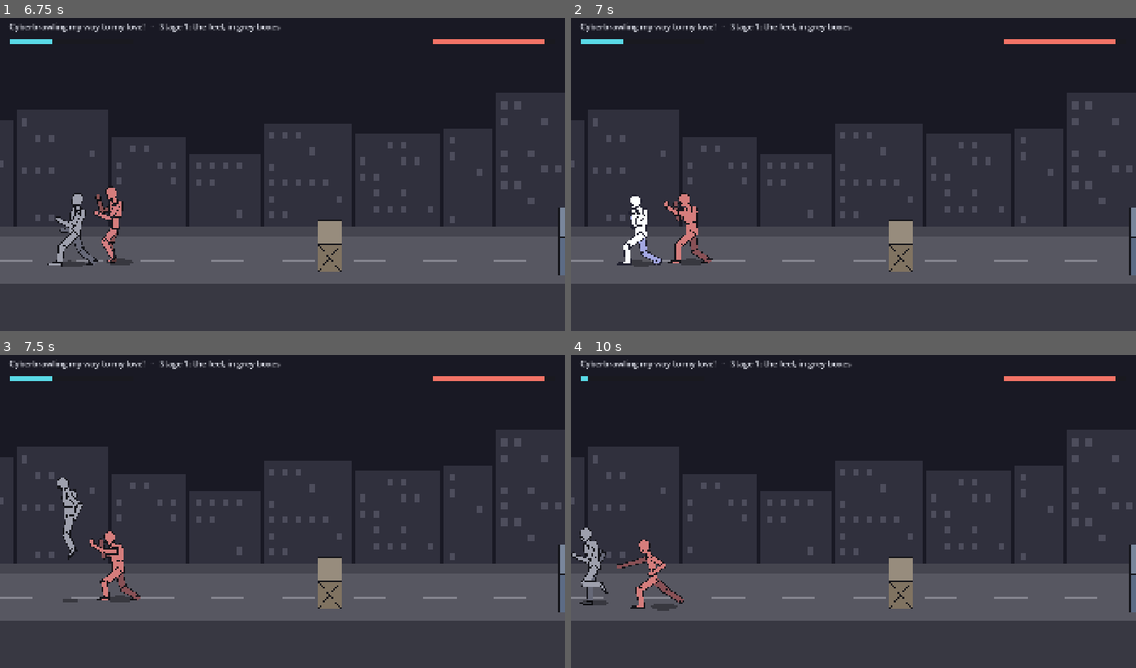
Above: before the commit, frames 1-4 (two rows, left to right).
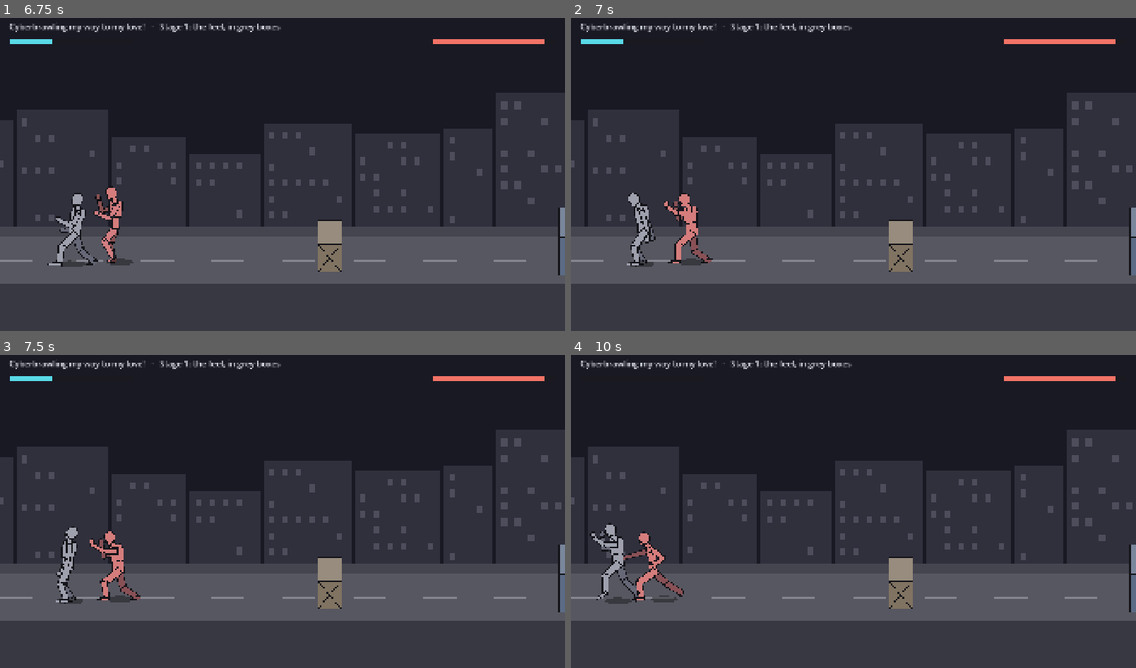
Above: after the commit, the same moments.

Repository: jetomev/cyberbrawling-my-way-to-my-love
Game: Godot game, scene res://scenes/main.tscn
Two runs of this game, one before a commit and one after it. Both use one fixed random seed, a clock stepped at 60 frames per second and the inputs below.
Inputs (mouse positions are in pixels of both pictures, inside the frame that each line leads up to):
- Up to frame 1 (6.75 s): tap Enter at 0.5 s; move the mouse to (406, 155) at 0.52 s; hold Right (move_right) 0.53-1.25 s; hold D (block) 0.53-1.25 s; click (406, 155) at 0.67 s; tap Space (jump) at 0.77, 1.07, 3.77, 4.07, 5.3 s; tap S (kick) at 0.8 s; drag from (169, 187) to (254, 237) at 1.27 s; move the mouse to (339, 102) at 2.02 s; hold Right (move_right) 2.03-2.75 s; tap A (punch) at 2.1 s; tap C (roll) at 2.3 s; drag from (254, 237) to (113, 124) at 2.77 s; move the mouse to (452, 221) at 3.52 s; hold Left (move_left) 3.53-4.25 s; hold W (run) 3.53-4.25 s; tap X (stance) at 3.8 s; drag from (113, 124) to (197, 93) at 4.27 s; move the mouse to (310, 171) at 5.02 s; hold Down (move_down) 5.03-5.75 s; tap Z (sweep) at 5.1 s; click (310, 171) at 5.17 s; drag from (197, 93) to (169, 187) at 5.77 s; move the mouse to (406, 155) at 6.52 s; hold Up (move_up) from 6.53 s (still down); hold D (block) from 6.53 s (still down)
- Up to frame 2 (7 s): keep holding Up (move_up); keep holding D (block); tap Space (jump) at 6.77 s; tap S (kick) at 6.8 s
- Up to frame 3 (7.5 s): tap Space (jump) at 7.07 s; release Up (move_up) at 7.25 s; release D (block) at 7.25 s; drag from (169, 524) to (254, 574) at 7.27 s
- Up to frame 4 (10 s): move the mouse to (910, 439) at 8.02 s; hold Down (move_down) 8.03-8.75 s; tap A (punch) at 8.1 s; tap C (roll) at 8.3 s; drag from (825, 574) to (684, 461) at 8.77 s; move the mouse to (1023, 558) at 9.52 s; hold Up (move_up) from 9.53 s (still down); hold W (run) from 9.53 s (still down); click (1023, 558) at 9.67 s; tap Space (jump) at 9.77 s; tap X (stance) at 9.8 s

Frame 1 is identical in both runs. In frame 2, 0.8% of the frame differs, in the area x 8-17%, y 55-80%; in frame 3, 0.9%; in frame 4, 2.3%, in the area x 0-20%, y 6-82%.

Commit message:
fight: disarm and dizzy (D-19)
D-19 (Javier, 2026-11-01 23:00): "depending on the type kick/punch and early
block they can be stopped and disarm them ... Hitting enemies with two
consecutive combos can lead them to get dizzy opening time for a third and
final combo".
- A counter (a blow that catches him winding up) or a perfect block knocks his
  weapon loose onto the street.
- Two combo finishers in a row on one enemy (within 4 s, with no blow of his
  in between) leave him dazed for 2.5 s: hittable, unable to act; a flinch
  keeps him dazed, a knockdown clears it. A dazed pose that sways.
Tests 174 -> 181. Checked failing first: with the counter-disarm and the
dizziness switched off, 3 checks go red.

Co-Authored-By: Claude Opus 5.5 <noreply@anthropic.com>

Diff:
--- a/game/scripts/present/poses.gd
+++ b/game/scripts/present/poses.gd
@@ -180,6 +180,10 @@
 		[5, {"feet": 1.0, "hip_y": -2.0, "hip_turn": 0.0, "torso": 11.0}],
 		[10, {"feet": 1.0, "hip_y": 2.0, "hip_turn": 3.0, "torso": 12.0}],
 		[15, {"feet": 1.0, "hip_y": -2.0, "hip_turn": 0.0, "torso": 11.0}]],
+	# dazed (D-19: two hero combos in a row): the guard gone, arms hanging, knees soft, the body swaying slowly round
+	# and the head lolling, open for the finishing combo
+	"dizzy": [56, [0, {"relaxed": 1.0, "feet": 1.0, "cover_f": 0.0, "cover_b": 0.0, "arm_f_upper": 4.0, "arm_f_lower": -10.0, "arm_b_upper": 14.0, "arm_b_lower": -8.0, "torso": 14.0, "neck": 10.0, "head": 22.0, "hip_x": -10.0, "hip_y": 10.0}],
+		[28, {"relaxed": 1.0, "feet": 1.0, "cover_f": 0.0, "cover_b": 0.0, "arm_f_upper": -6.0, "arm_f_lower": -20.0, "arm_b_upper": 6.0, "arm_b_lower": -16.0, "torso": -6.0, "neck": -4.0, "head": -18.0, "hip_x": 10.0, "hip_y": 6.0}]],
 }
 
 ## One-shot states, keyed by named moments the tuning decides (see moment()). A strike runs wind-up, hit, hold,
--- a/game/scripts/sim/fight.gd
+++ b/game/scripts/sim/fight.gd
@@ -6,6 +6,8 @@
 ##
 ## D-19: a plain block takes less pain; a perfect block takes none and stops the attacker's combo. A fighter knocked
 ## down drops what he carries, onto the street (street_world.gd's items).
+
+const Moves := preload("res://scripts/sim/moves.gd")
 
 const BODY_HALF_WIDTH := 24.0  # as street_world.gd
 const BODY_HEIGHT := 300.0  # feet to the top of the head, standing
@@ -24,6 +26,7 @@
 		if box.is_empty():
 			continue
 		var blow: Dictionary = a.move()
+		blow["finisher"] = Moves.is_finisher(a.state)
 		var id: int = a.get_instance_id()
 		var seen: Array = _hit.get(id, [-1, []])
 		if seen[0] != a.attack_serial:
@@ -37,22 +40,34 @@
 				continue
 			if a.y + blow["low"] >= d.y + BODY_HEIGHT or a.y + blow["high"] <= d.y:
 				continue
+			var winding_up: bool = d.attack_phase() == "startup"  # caught as he starts a blow: a counter
 			var result: String = d.take_hit(blow, a)
 			if result == "":
 				continue
 			seen[1].append(d.get_instance_id())
 			var drop := ""
-			if result == "hit" and d.state in ["knockdown", "launch"] and d.weapon != "":
-				drop = d.weapon
-				d.weapon = ""
-				if world != null:
-					world.drop(drop, d.x, d.z)
+			# D-19: the right hit (a counter, caught winding up) or a perfect block interrupts him and can disarm him;
+			# knocked down he drops it too
+			if result == "hit" and (winding_up or d.state in ["knockdown", "launch"]) and d.weapon != "":
+				drop = _disarm(d, world)
 			if result == "perfect":
 				a.chain = ""  # a perfect block stops his combo: the presses he'd lined up are gone
 				a.queue.clear()
-			events.append({"attacker": a, "target": d, "result": result, "move": a.state, "drop": drop})
+				if a.weapon != "":
+					drop = _disarm(a, world)
+			if result == "hit":
+				a.finishers_taken = 0  # landing a blow of his own breaks a run of combos on him
+			events.append({"attacker": a, "target": d, "result": result, "move": a.state, "drop": drop, "counter": winding_up and result == "hit"})
 		_hit[id] = seen
 	return events
+
+
+static func _disarm(f, world) -> String:
+	var what: String = f.weapon
+	f.weapon = ""
+	if world != null:
+		world.drop(what, f.x, f.z)
+	return what
 
 
 ## Bodies don't pass through each other: two fighters on their feet at about the same depth are pushed apart along
--- a/game/scripts/sim/fighter.gd
+++ b/game/scripts/sim/fighter.gd
@@ -21,7 +21,7 @@
 const MAX_QUEUE := 2  # P then K pressed during one long blow play P then K
 const AIR_STATES := ["jump", "air_kick", "hammer_fist"]
 ## Being hit: no input counts until the reaction ends (fight.gd decides who hits whom; take_hit() reacts)
-const HURT_STATES := ["hurt", "block_hit", "stagger", "push", "knockdown", "launch", "down", "get_up", "ko"]
+const HURT_STATES := ["hurt", "block_hit", "stagger", "push", "knockdown", "launch", "down", "get_up", "ko", "dizzy"]
 
 var tune: Dictionary
 var world = null
@@ -53,6 +53,9 @@
 var health := 20.0
 var weapon := ""  # what this fighter carries ("pipe", …); an enemy drops it when knocked down
 var knock_dir := 1  # which way the last blow drove him (+1 right, -1 left)
+var finishers_taken := 0  # combo finishers landed on him in a row (D-19: two make him dizzy)
+var last_finisher := -1000  # the tick the last one landed
+var dizzy_left := 0  # ticks of dizziness still to come once the blow's reaction ends
 
 
 func _init(tuning: Dictionary = {}, start_x := 200.0, start_z := 80.0, street = null) -> void:
@@ -310,6 +313,16 @@
 		effect = "knockdown"  # the last blow puts him down, for good
 	if effect in ["knockdown", "launch"]:
 		roll_dir = facing  # the drawing falls him backward, the way he faces
+		dizzy_left = 0  # put down, he comes up clear-headed
+		finishers_taken = 0
+	elif blow.get("finisher", false):
+		# D-19: two hero combos in a row make him dizzy; any blow of his in between starts the count again (fight.gd)
+		if finishers_taken >= 1 and clock - last_finisher <= tune["dizzy_window_ticks"]:
+			dizzy_left = tune["dizzy_ticks"]
+			finishers_taken = 0
+		else:
+			finishers_taken = 1
+		last_finisher = clock
 	match effect:
 		"stagger", "push", "knockdown":
 			_enter(effect)
@@ -319,6 +332,11 @@
 		_:
 			_enter("hurt")
 	return "hit"
+
+
+## Out of a blow's reaction: dazed if two combos in a row got him (a hit while dazed doesn't clear it), else the guard.
+func _recover() -> void:
+	_enter("dizzy" if dizzy_left > 0 else "idle")
 
 
 ## Can a blow land on him now? Not while falling, lying or getting up (no hitting a man when he's down).
@@ -347,14 +365,19 @@
 					state = "block"  # back in the guard, past its perfect window (no chain of perfect blocks)
 					t = tune["perfect_block_ticks"]
 				else:
-					_enter("idle")
+					_recover()
 		"stagger":
 			_slide(tune["knockback"] * 0.8 * (1.0 - float(t) / tune["stagger_ticks"]))
 			if t >= tune["stagger_ticks"]:
-				_enter("idle")
+				_recover()
 		"push":
 			_slide(tune["push_speed"] * (1.0 - float(t) / tune["push_ticks"]))
 			if t >= tune["push_ticks"]:
+				_recover()
+		"dizzy":
+			dizzy_left -= 1
+			if dizzy_left <= 0:
+				dizzy_left = 0
 				_enter("idle")
 		"knockdown":
 			if t < tune["knockdown_ticks"] / 2:
--- a/game/scripts/sim/moves.gd
+++ b/game/scripts/sim/moves.gd
@@ -91,6 +91,15 @@
 	return d
 
 
+## True for the blow that ends a three-press chain (the power punch, the side kick, …): two of them landing in a row
+## on one enemy make him dizzy (D-19).
+static func is_finisher(name: String) -> bool:
+	for seq in COMBOS:
+		if (seq as String).length() >= FINISHER_LENGTH and COMBOS[seq] == name:
+			return true
+	return false
+
+
 static func length(name: String, tune: Dictionary) -> int:
 	var d := data(name, tune)
 	return d["startup"] + d["active"] + d["recovery"]
--- a/game/scripts/sim/tuning.gd
+++ b/game/scripts/sim/tuning.gd
@@ -61,6 +61,9 @@
 	"down_ticks": 50,  # lying on the street; he can't be hit there
 	"get_up_ticks": 24,
 	"launch_height": 110.0,  # the uppercut throws him up
+	# D-19: two hero combos in a row make an enemy dizzy, the window for a finishing combo
+	"dizzy_window_ticks": 240,  # the second finisher must land within this of the first, with no blow of his between
+	"dizzy_ticks": 150,  # how long he stands dazed, open
 	# the view
 	"camera_zoom": 1.0,
 }
--- a/game/tests/test_enemy.gd
+++ b/game/tests/test_enemy.gd
@@ -9,6 +9,7 @@
 const Brain := preload("res://scripts/sim/brain.gd")
 const StreetWorld := preload("res://scripts/sim/street_world.gd")
 const Tuning := preload("res://scripts/sim/tuning.gd")
+const Moves := preload("res://scripts/sim/moves.gd")
 
 
 func pair(gap := 100.0):
@@ -286,3 +287,125 @@
 		p[0].step({"mx": 1.0})
 		Fight.separate([p[0], p[1]])
 	check(p[0].x > p[1].x, "but he can step over a man lying down")
+
+
+func test_a_perfect_block_disarms_him() -> void:
+	var p = pair()
+	var w = StreetWorld.new()
+	p[0].weapon = "pipe"  # the attacker carries the pipe this time
+	p[1].step({"block": true})
+	var f := Fight.new()
+	var events := []
+	p[0].step({"punch": true})
+	for i in 20:
+		p[1].step({"block": true})
+		events.append_array(f.step([p[0], p[1]], w))
+		p[0].step({})
+	eq(events[0]["result"], "perfect", "a perfect block")
+	eq(events[0]["drop"], "pipe", "knocks the pipe out of his hand")
+	eq(p[0].weapon, "", "he no longer has it")
+	eq(w.items.size(), 1, "it lies on the street")
+
+
+func test_a_counter_disarms_him() -> void:
+	var p = pair()
+	var w = StreetWorld.new()
+	p[1].weapon = "pipe"
+	p[1].health = 99.0
+	p[1].facing = -1
+	p[1].step({"kick": true})  # he starts a kick: slower to come out than the hero's jab
+	eq(p[1].attack_phase(), "startup", "he's winding up")
+	var ev: Array = Fight.new().step([p[0], p[1]], w)
+	eq(ev.size(), 0, "nothing lands yet")
+	p[0].step({"punch": true})
+	var events := []
+	var f := Fight.new()
+	for i in 6:
+		p[0].step({})
+		events.append_array(f.step([p[0], p[1]], w))
+		p[1].step({})
+	var first: Dictionary = events.filter(func(e): return e["attacker"] == p[0])[0]
+	check(first["counter"], "the jab catches him winding up: a counter")
+	eq(first["drop"], "pipe", "and knocks the pipe loose")
+	eq(p[1].weapon, "", "disarmed")
+
+
+func test_two_combos_in_a_row_make_him_dizzy() -> void:
+	var p = pair()
+	p[1].health = 99.0
+	var finisher := {"damage": 3, "effect": "stagger", "finisher": true}
+	p[1].take_hit(finisher, p[0])
+	for i in 40:
+		p[1].step({})
+	eq(p[1].state, "idle", "one combo: he reels and recovers")
+	p[1].take_hit(finisher, p[0])
+	var dazed := 0
+	for i in 400:
+		p[1].step({})
+		if p[1].state == "dizzy":
+			dazed += 1
+	check(dazed >= int(p[1].tune["dizzy_ticks"]) - 1, "two in a row: dazed for his whole dizzy time (%d ticks)" % dazed)
+	eq(p[1].state, "idle", "then he comes round")
+
+
+func test_a_blow_of_his_between_breaks_the_run() -> void:
+	var p = pair()
+	p[1].health = 99.0
+	var finisher := {"damage": 3, "effect": "stagger", "finisher": true}
+	p[1].take_hit(finisher, p[0])
+	for i in 40:
+		p[1].step({})
+	p[1].finishers_taken = 0  # what fight.gd does when he lands a blow of his own (checked below)
+	p[1].take_hit(finisher, p[0])
+	var dazed := false
+	for i in 300:
+		p[1].step({})
+		dazed = dazed or p[1].state == "dizzy"
+	check(not dazed, "with a blow of his in between, no dizziness")
+	# fight.gd resets the count of whoever lands a blow
+	var q = pair()
+	q[1].finishers_taken = 1
+	var f := Fight.new()
+	q[1].step({"punch": true})
+	q[1].facing = -1
+	for i in 12:
+		q[1].step({})
+		q[0].step({})
+		f.step([q[0], q[1]])
+	eq(q[1].finishers_taken, 0, "landing his jab breaks the run of combos on him")
+
+
+func test_too_slow_a_second_combo_doesnt_count() -> void:
+	var p = pair()
+	p[1].health = 99.0
+	var finisher := {"damage": 3, "effect": "stagger", "finisher": true}
+	p[1].take_hit(finisher, p[0])
+	for i in int(p[1].tune["dizzy_window_ticks"]) + 10:
+		p[1].step({})
+	p[1].take_hit(finisher, p[0])
+	var dazed := false
+	for i in 300:
+		p[1].step({})
+		dazed = dazed or p[1].state == "dizzy"
+	check(not dazed, "a second combo after the window: no dizziness")
+
+
+func test_hit_while_dizzy_he_stays_dizzy_until_knocked_down() -> void:
+	var p = pair()
+	p[1].health = 99.0
+	p[1].dizzy_left = 100
+	p[1].take_hit({"damage": 1, "effect": ""}, p[0])
+	for i in 20:
+		p[1].step({})
+	eq(p[1].state, "dizzy", "a jab while dazed: a flinch, still dazed")
+	p[1].take_hit({"damage": 3, "effect": "knockdown"}, p[0])
+	for i in 200:
+		p[1].step({})
+	eq(p[1].state, "idle", "knocked down, he comes up clear-headed")
+
+
+func test_the_finishers_are_the_chain_ends() -> void:
+	for m in ["power_punch", "push_kick", "uppercut", "side_kick", "roundhouse"]:
+		check(Moves.is_finisher(m), "%s ends a chain" % m)
+	for m in ["punch", "cross", "kick", "body_kick", "sweep", "air_kick"]:
+		check(not Moves.is_finisher(m), "%s doesn't" % m)
Not shown, changed: TODO.md
